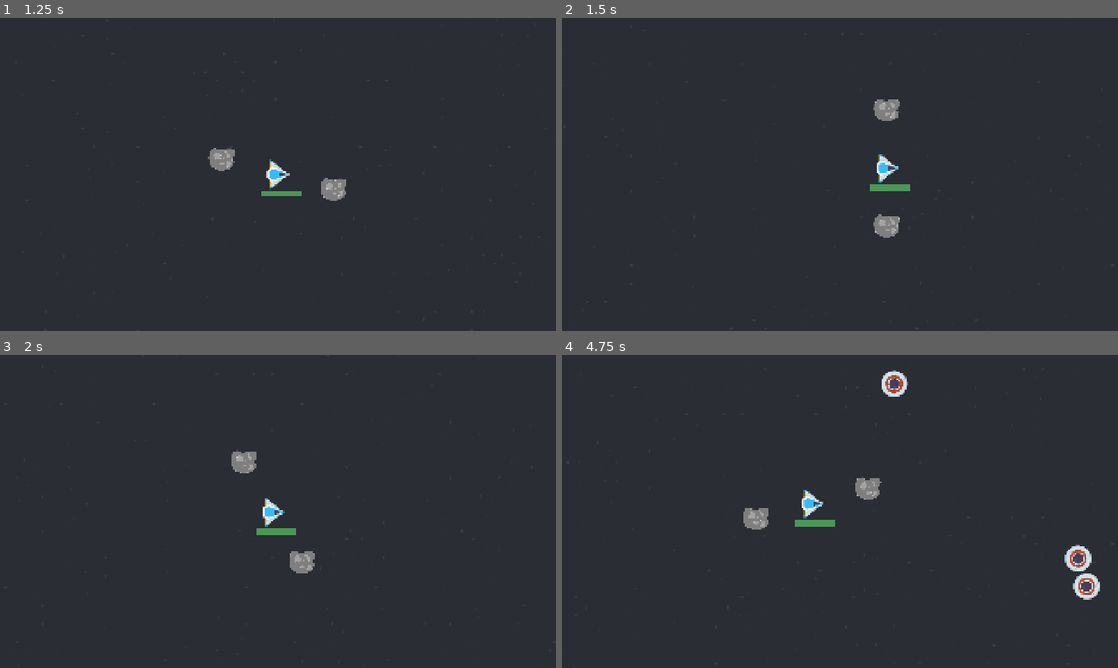
Above: before the commit, frames 1-4 (two rows, left to right).
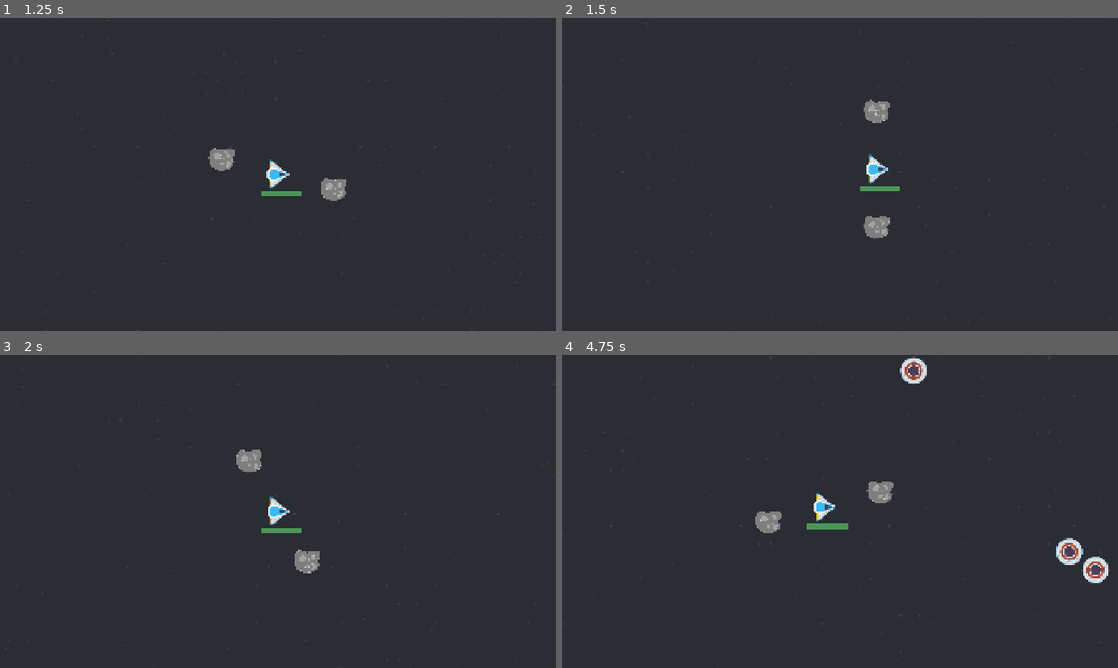
Above: after the commit, the same moments.

Repository: two-sticks-and-a-rock/space-arcade
Game: Godot game, scene res://scenes/main.tscn
The game is run twice, just before and just after one commit, with the same random seed, the same clock (stepped at 60 frames per second) and the same inputs.
Inputs (mouse positions are in pixels of both pictures, inside the frame that each line leads up to):
- Up to frame 1 (1.25 s): move the mouse to (400, 158) at 0.52 s; press the mouse at (400, 158) at 0.53 s
- Up to frame 2 (1.5 s): move the mouse to (728, 190) at 1.27 s; release the mouse at (728, 190) at 1.28 s; click (728, 190) at 1.35 s
- Up to frame 3 (2 s): no input
- Up to frame 4 (4.75 s): move the mouse to (895, 442) at 2.02 s; press the mouse at (895, 442) at 2.03 s; move the mouse to (812, 574) at 2.77 s; release the mouse at (812, 574) at 2.78 s; click (812, 574) at 2.85 s; move the mouse to (1006, 558) at 3.52 s; press the mouse at (1006, 558) at 3.53 s; move the mouse to (673, 464) at 4.27 s; release the mouse at (673, 464) at 4.28 s; click (673, 464) at 4.35 s

Frame 1 is identical in both runs. In frame 2, 1.0% of the frame differs, in the area x 53-63%, y 26-71%; in frame 3, 0.7%; in frame 4, 2.9%, in the area x 32-99%, y 0-79%.

Commit message:
reduce the speed multiplier a little

Diff:
--- a/scenes/MOVER.gd
+++ b/scenes/MOVER.gd
@@ -6,7 +6,7 @@
 var velocity
 
 var slingshot_length_clamp = 500
-var speed_mult = 4
+var speed_mult = 3
 
 func reset() -> void:
 	direction = Vector2.ZERO
